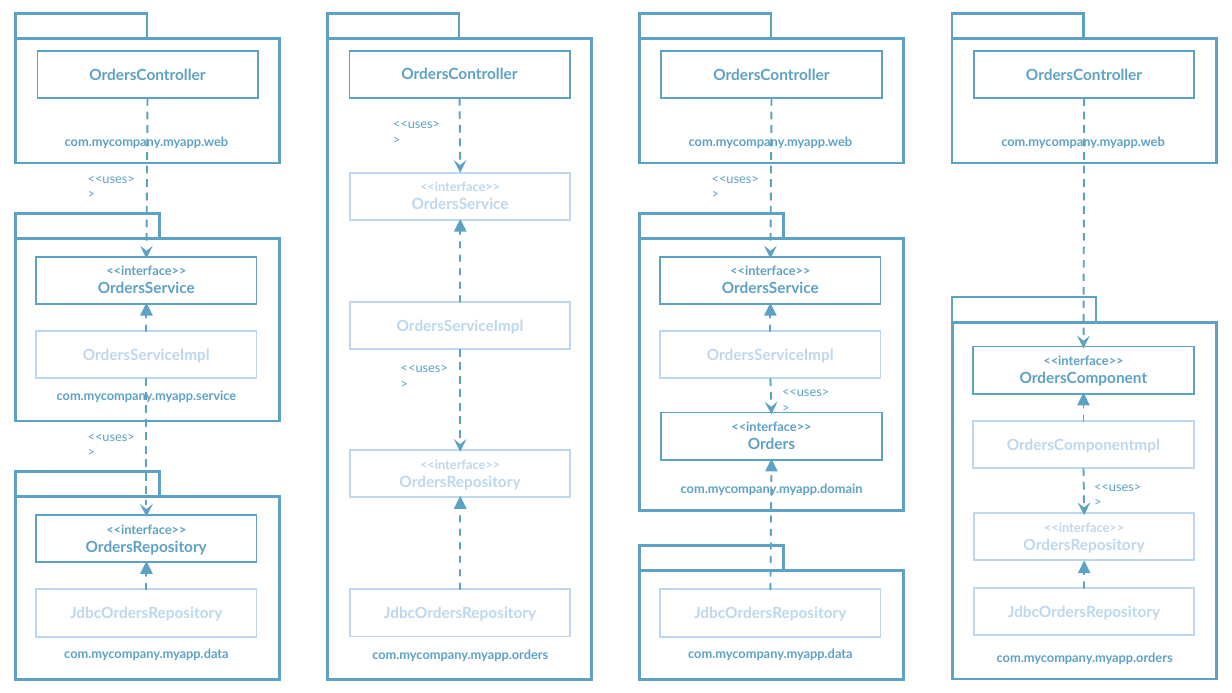
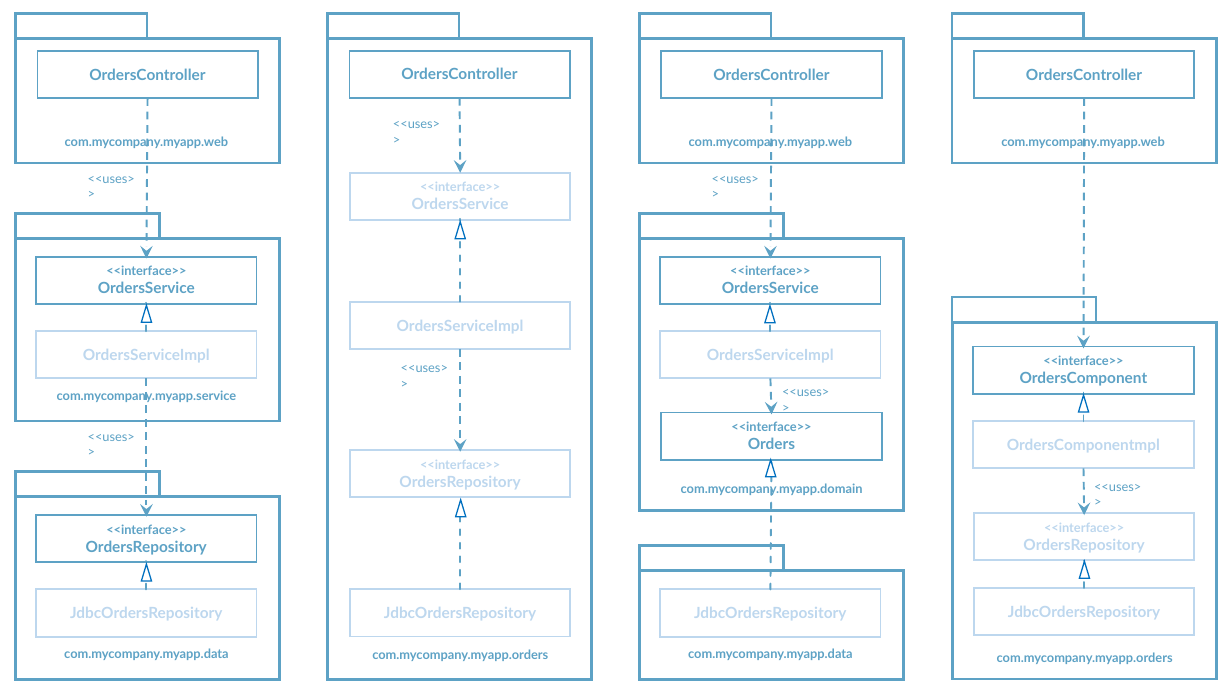
Before and after one commit to rudaks-han/book-summary, a slide deck: slide 23 of Clean Architecture/ref/클린아키텍처.pptx (slide 22 before the commit). Drawn at 1232x693 pixels with LibreOffice and Linux fonts; fonts in the diff are those of the drawing. Boxes give left, top, right and bottom in pixels: in the first picture for what was removed or moved away, otherwise in the second. Text is boxed around its words. In the diff, an @@ line names an element or a change of style, - is before the commit and + after.

```diff
--- a/Clean Architecture/ref/클린아키텍처.pptx
+++ b/Clean Architecture/ref/클린아키텍처.pptx
@@ triangle added at (456,222,466,238), fill #FFFFFF, outline #0070C0 1 pt @@
@@ arrow (460, 301) - (460, 219): arrow to line @@
@@ triangle added at (141,305,152,322), fill #FFFFFF, outline #0070C0 1 pt @@
@@ arrow (146, 331) - (146, 303): arrow to line @@
@@ triangle added at (765,306,775,323), fill #FFFFFF, outline #0070C0 1 pt @@
@@ arrow (771, 331) - (771, 303): arrow to line @@
@@ triangle added at (1079,396,1089,412), fill #FFFFFF, outline #0070C0 1 pt @@
@@ arrow (1084, 421) - (1084, 393): arrow to line @@
@@ triangle added at (766,460,776,477), fill #FFFFFF, outline #0070C0 1 pt @@
@@ arrow (771, 590) - (772, 458): arrow to line @@
@@ triangle added at (456,500,466,517), fill #FFFFFF, outline #0070C0 1 pt @@
@@ arrow (460, 590) - (460, 496): arrow to line @@
@@ triangle added at (141,565,152,581), fill #FFFFFF, outline #0070C0 1 pt @@
@@ arrow (146, 590) - (146, 561): arrow to line @@
@@ triangle added at (1080,562,1090,579), fill #FFFFFF, outline #0070C0 1 pt @@
@@ arrow (1084, 588) - (1084, 561): arrow to line @@
```
Also in this commit, not shown: 7 other slides changed, 1 slide added, 48 other files.
